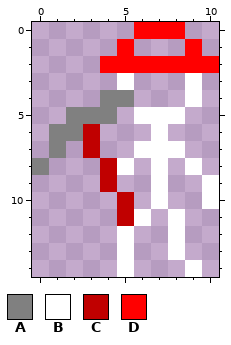
Pixel-art sprite -- sprites/Player1.png. Above is the file before it was changed.
The file is 11x15 pixels.
Palette (. is transparent): A #808080  B #ffffff  C #c00000  D #ff0000
The result:
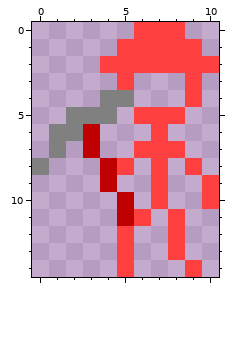
Edits made:
@@ palette @@
-B #ffffff
+B #ff4040
@@ x 0..10 @@
- 0 ......DDD..
- 1 .....D...D.
- 2 ....DDDDDDD
+ 0 ......BBB..
+ 1 .....BBBBB.
+ 2 ....BBBBBBB
  3 .....B...B.
